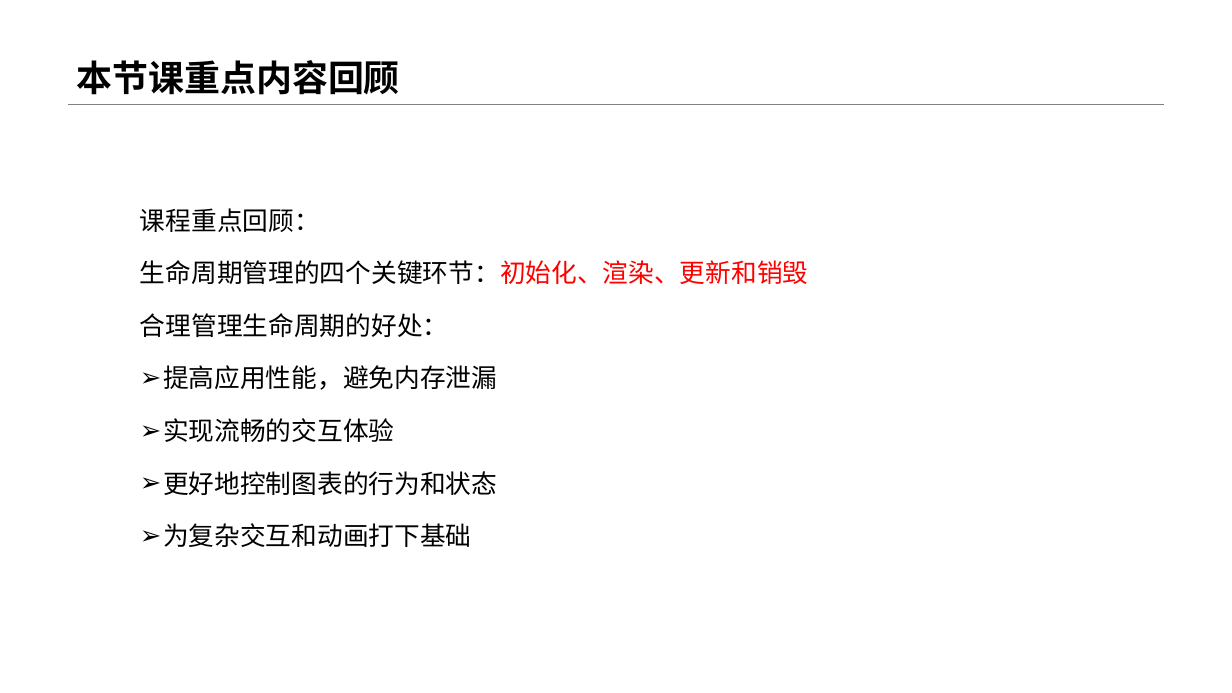
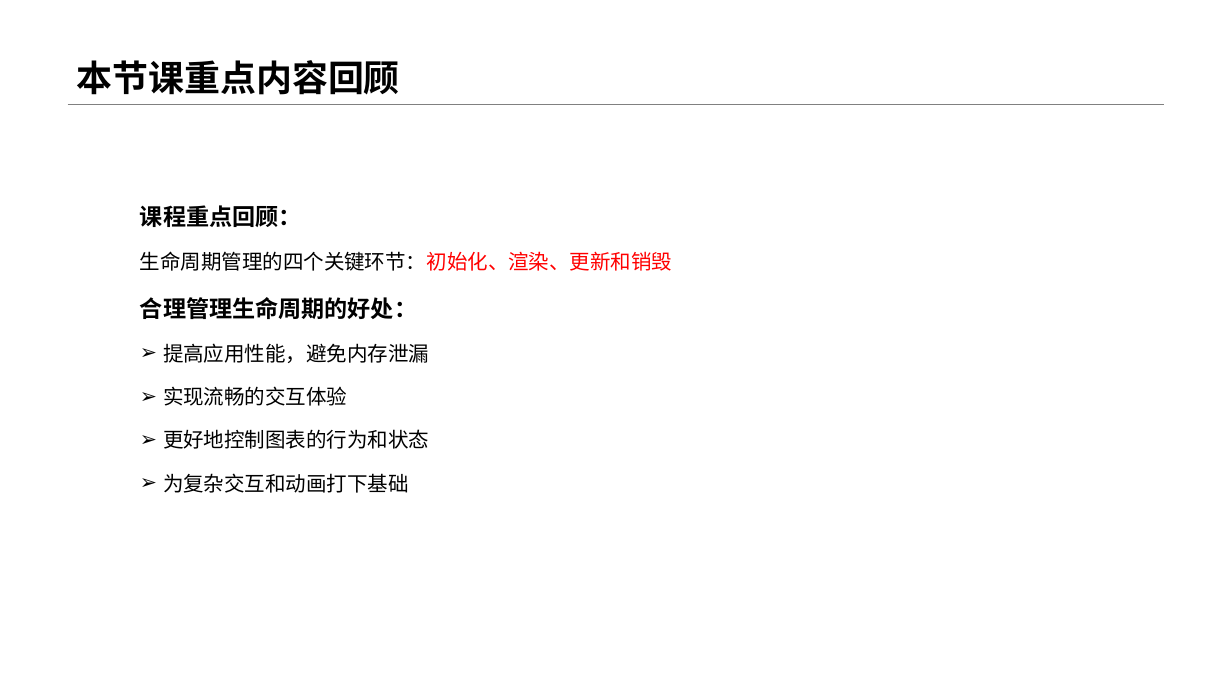
Before and after one commit to menglin1997/vchartCourse, a slide deck: slide 8 of code/Chapter 1 - Basics for Beginners/04-Life cycle/04 - 生命周期.pptx. Drawn at 1232x693 pixels with LibreOffice and Linux fonts; fonts in the diff are those of the drawing. Boxes give left, top, right and bottom in pixels: in the first picture for what was removed or moved away, otherwise in the second. Text is boxed around its words. In the diff, an @@ line names an element or a change of style, - is before the commit and + after.

```diff
--- a/code/Chapter 1 - Basics for Beginners/04-Life cycle/04 - 生命周期.pptx
+++ b/code/Chapter 1 - Basics for Beginners/04-Life cycle/04 - 生命周期.pptx
@@ text "课程重点回顾：" at [140,205,672,493]: size 20 to 18 pt, bold on in "课程重点回顾：", "合理管理生命周期的好处："; size 20 to 16 pt in "生命周期管理的四个关键环节：初始化、渲染、更新和销毁", "提高应用性能，避免内存泄漏", "实现流畅的交互体验", "更好地控制图表的行为和状态" and 1 more places @@
```
Also in this commit, not shown: 1 slide added, 3 other files.
